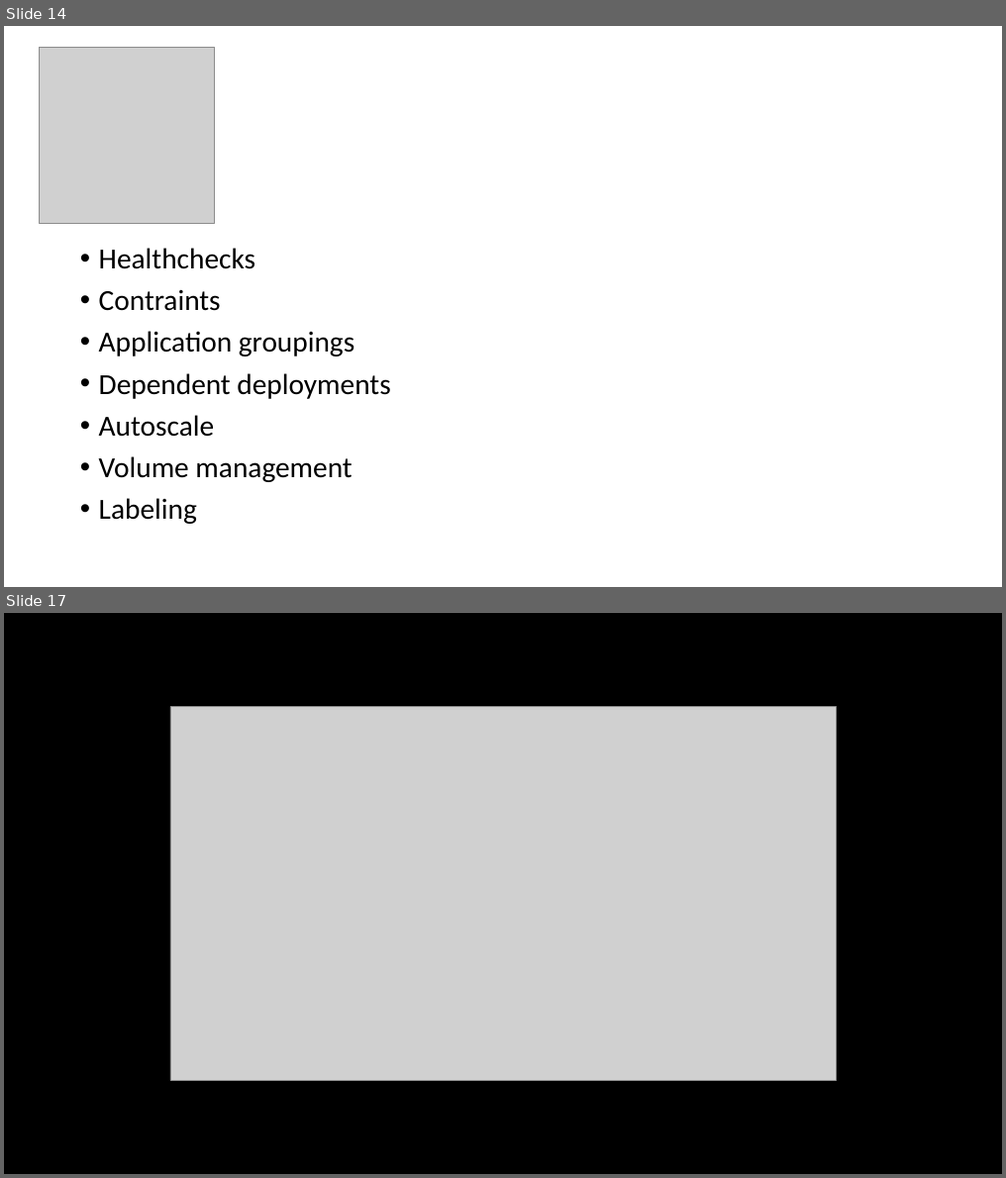
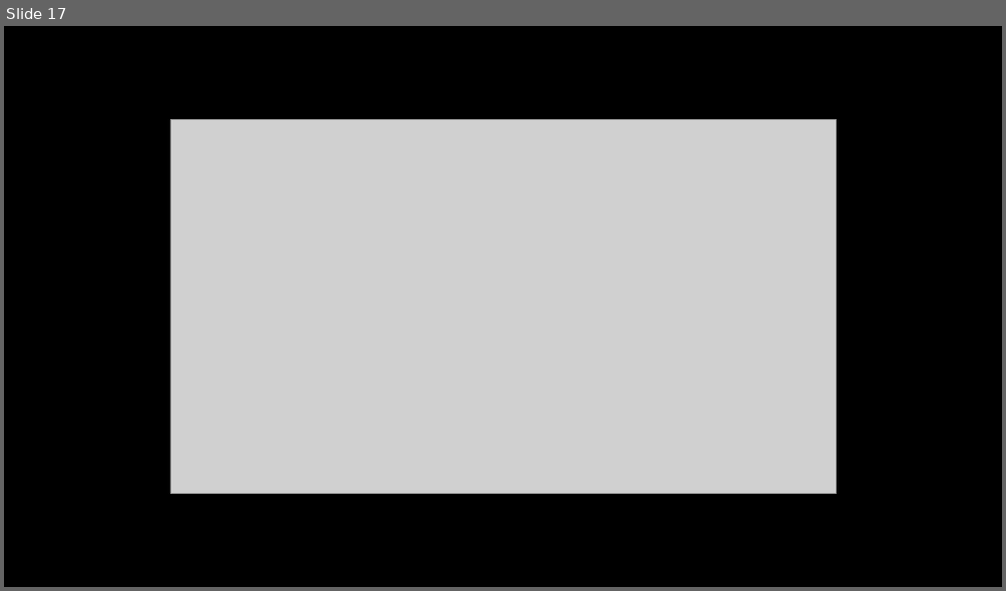
Before and after one commit to ITForumHungary/ITForum2016-DevOps, a slide deck: IT_Forum_Budapest-DCOS.pptx. Shown one above the other, each under a label of ours: slides 14 and 17 before the commit, slide 17 after it; the slides between them are not shown. The pictures are 1006x1178 and 1006x591 pixels, drawn with LibreOffice and Linux fonts; fonts in the diff are those of the drawing; grey boxes stand for pictures. Boxes give left, top, right and bottom in pixels: in the first picture for what was removed or moved away, otherwise in the second. Text is boxed around its words. In the diff, an @@ line names an element or a change of style, - is before the commit and + after.

```diff
--- a/IT_Forum_Budapest-DCOS.pptx
+++ b/IT_Forum_Budapest-DCOS.pptx
@@ slide 14 removed at [4,26,1002,587], background #FFFFFF @@
@@ picture removed at [40,47,215,223] @@
@@ text removed at [99,248,390,524] @@
-• Healthchecks
-• Contraints
-• Application groupings
-• Dependent deployments
-• Autoscale
-• Volume management
-• Labeling
```
Also in this commit, not shown: 8 slides changed, 8 slides added, 7 other slides removed.
